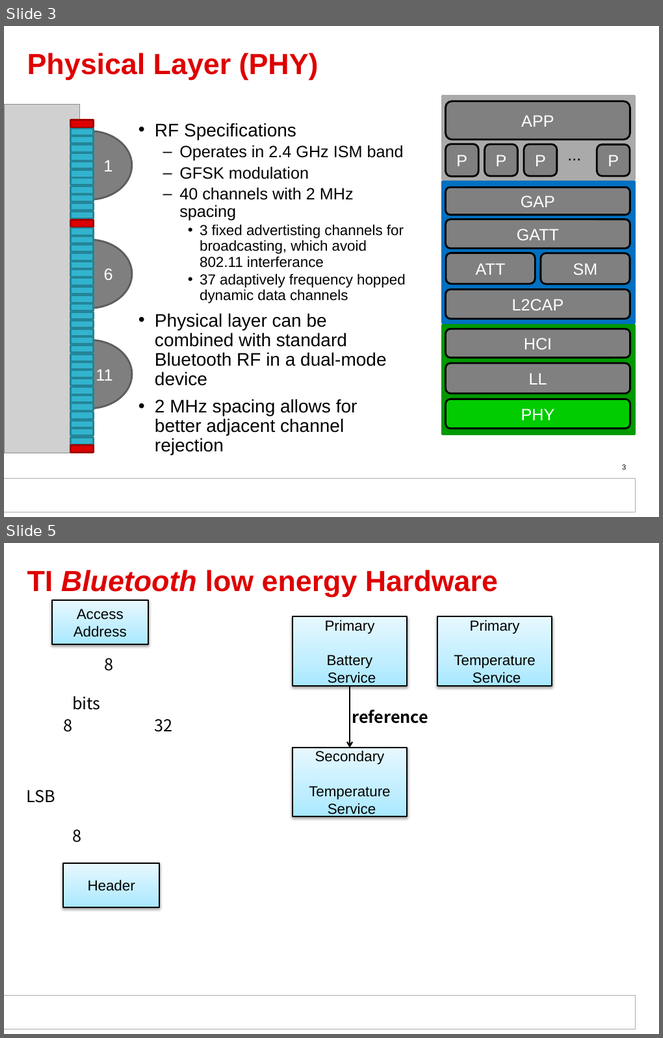
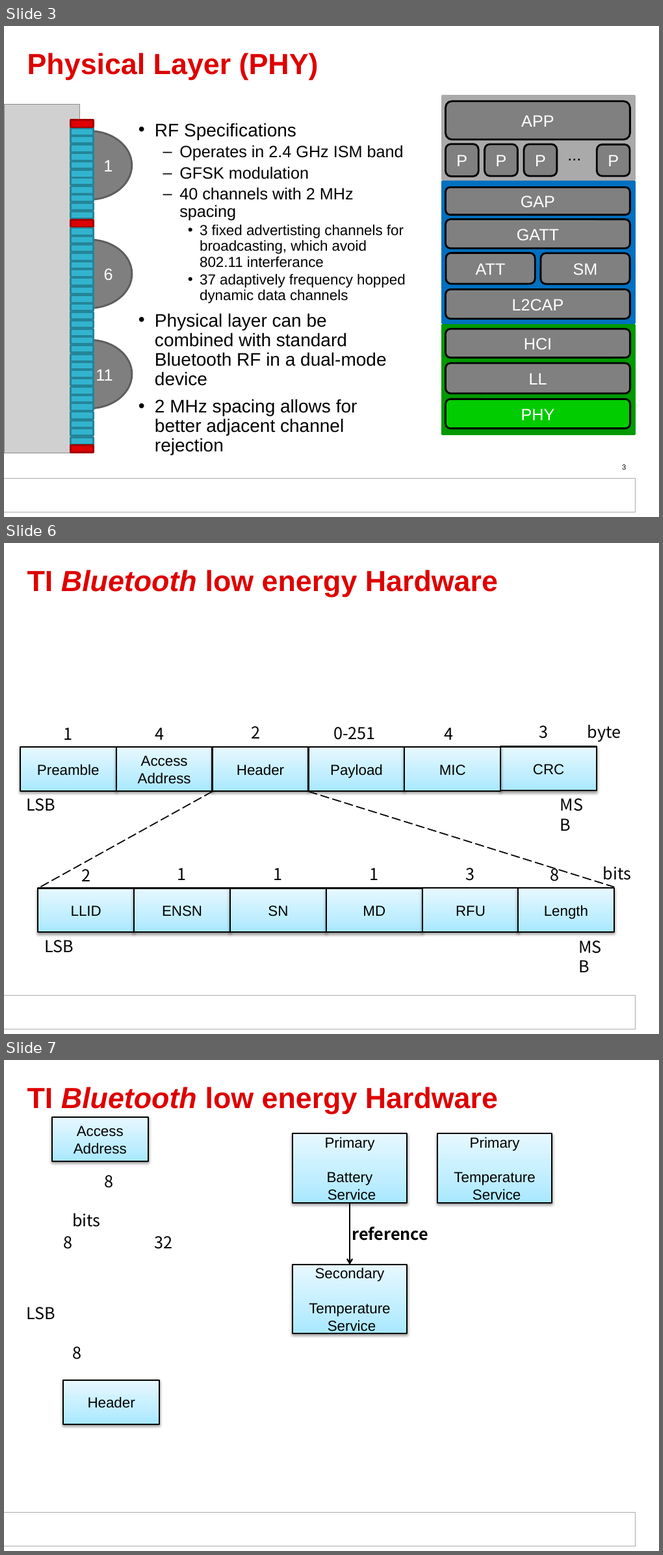
Before and after one commit to victor-zheng/BLE-Hand-Book, a slide deck: 低功耗蓝牙开发权威指南_Modify.pptx. Shown one above the other, each under a label of ours: slides 3 and 5 before the commit, slides 3, 6 and 7 after it; the slides between them are not shown. The pictures are 663x1038 and 663x1555 pixels, drawn with LibreOffice and Linux fonts; fonts in the diff are those of the drawing; grey boxes stand for pictures; background and template pictures are left out. Boxes give left, top, right and bottom in pixels: in the first picture for what was removed or moved away, otherwise in the second. Text is boxed around its words. In the diff, an @@ line names an element or a change of style, - is before the commit and + after.

```diff
--- a/低功耗蓝牙开发权威指南_Modify.pptx
+++ b/低功耗蓝牙开发权威指南_Modify.pptx
@@ slide 6 added at box(4, 543, 659, 1034), background #FFFFFF; not listed: 2 template elements that a slide beside it also shows @@
@@ title added at box(27, 570, 498, 597), 32 pt, text #DE0000, bold @@
+TI Bluetooth low energy Hardware
@@ text added at box(251, 726, 260, 739), 18 pt, text #000000 @@
+2
@@ text added at box(444, 728, 453, 740), 18 pt, text #000000 @@
+4
@@ rectangle added at box(309, 747, 405, 791), fill gradient #A8E9FF to #C1EFFF to #E7F9FF, outline #000000 1.5 pt, 16 pt, text #000000 @@
+Payload
@@ rectangle added at box(405, 747, 501, 791), fill gradient #A8E9FF to #C1EFFF to #E7F9FF, outline #000000 1.5 pt, 16 pt, text #000000 @@
+MIC
@@ line added from (213, 792) to (38, 888), #000000 1.25 pt dashed @@
@@ line added from (309, 792) to (614, 887), #000000 1.25 pt dashed @@
@@ group added at box(20, 725, 622, 818): 7 texts, 4 rectangles @@
+Preamble
+1
+Access Address
+Header
+4
+0-251
+3
+CRC
+byte
+LSB
+MSB
@@ text added at box(81, 865, 90, 882), 18 pt, text #000000 @@
+2
@@ text added at box(178, 868, 187, 880), 18 pt, text #000000 @@
+1
@@ text added at box(274, 868, 283, 880), 18 pt, text #000000 @@
+1
@@ text added at box(370, 868, 379, 880), 18 pt, text #000000 @@
+1
@@ text added at box(466, 868, 475, 881), 18 pt, text #000000 @@
+3
@@ text added at box(551, 867, 560, 882), 18 pt, text #000000 @@
+8
@@ text added at box(603, 867, 631, 880), 18 pt, text #000000 @@
+bits
@@ rectangle added at box(38, 888, 135, 932), fill gradient #A8E9FF to #C1EFFF to #E7F9FF, outline #000000 1.5 pt, 16 pt, text #000000 @@
+LLID
@@ rectangle added at box(135, 888, 231, 932), fill gradient #A8E9FF to #C1EFFF to #E7F9FF, outline #000000 1.5 pt, 16 pt, text #000000 @@
+ENSN
@@ rectangle added at box(230, 888, 326, 932), fill gradient #A8E9FF to #C1EFFF to #E7F9FF, outline #000000 1.5 pt, 16 pt, text #000000 @@
+SN
@@ rectangle added at box(326, 888, 423, 932), fill gradient #A8E9FF to #C1EFFF to #E7F9FF, outline #000000 1.5 pt, 16 pt, text #000000 @@
+MD
@@ rectangle added at box(423, 888, 519, 932), fill gradient #A8E9FF to #C1EFFF to #E7F9FF, outline #000000 1.5 pt, 16 pt, text #000000 @@
+RFU
@@ rectangle added at box(518, 888, 614, 932), fill gradient #A8E9FF to #C1EFFF to #E7F9FF, outline #000000 1.5 pt, 16 pt, text #000000 @@
+Length
@@ text added at box(44, 940, 74, 953), 18 pt, text #000000 @@
+LSB
@@ text added at box(572, 934, 614, 960), 18 pt, text #000000 @@
+MSB
@@ what was slide 5 is now slide 7 @@
```
Also in this commit, not shown: 3 slides changed, 1 other slide added, 1 other file.
